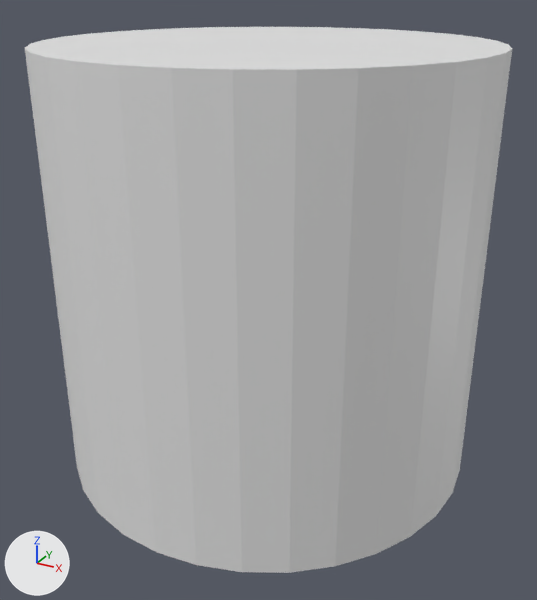
The OBJ model DirectXGame/Resources/blockWoodSupport/blockWoodSupport.obj as it was, and as the next commit left it.
The view is the same before and after, from a 50 mm lens placed at (0.811, -1.475, 0.635), pointed at (0.018, -0.033, -0.086). Arrows for +X, +Y and +Z are at lower left; the lights stay in place. The picture after the commit comes second. Where no turn or scale is listed for an object, it has been applied to the vertices.

Objects in the first picture: 'blockSupport'.
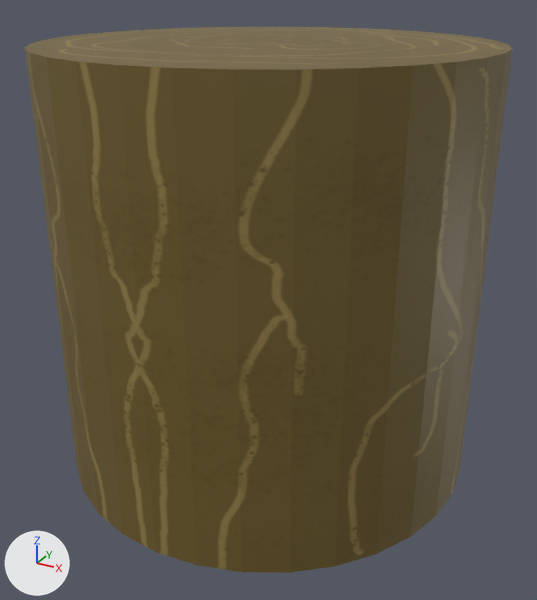
Where the change shows, as pixel boxes [x1, y1, x2, y2] in the pictures (537 x 600 px):
```json
{"object": "blockSupport", "change": "recoloured", "before": [25, 27, 512, 573], "after": [25, 27, 512, 573], "on screen": "white to brown"}
```

Edits to the scene script, one JSON object a line:
```json
{"op": "add", "block": "img_blockwoodsupport_png", "code": ["img_blockwoodsupport_png = load_image('blockWoodSupport.png', 'blockWoodSupport.png', 2048, 2048, 'sRGB')"]}
{"op": "add", "block": "mat_material_155", "code": ["mat_material_155 = principled_material('Material.155')", "mat_material_155.texture = img_blockwoodsupport_png"]}
{"block": "me_blocksupport", "where": "me_blocksupport.from_pydata(...)  # 64 vertices, 124 faces; spans x -0.5..0.5, y -0.5..0.5, z -0.5..0.5"}
{"op": "add", "block": "me_blocksupport", "code": "me_blocksupport.materials.append(mat_material_155)  # picture img_blockwoodsupport_png"}
```
